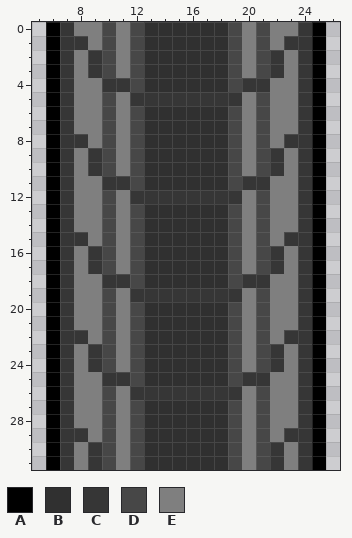
File history of a pixel-art sprite, sprites/spr_walkway/layers/364fae00-725f-47b1-9777-0db605876e7c/de6a46fc-8794-4131-ae6e-54b63b8045a3.png. This is how it looked before the edit.
The file is 32x32 pixels. Shown: x 5..26, y 0..31.
Palette (. is transparent): A #000000  B #303030  C #363636  D #474747  E #7f7f7f
After the commit:
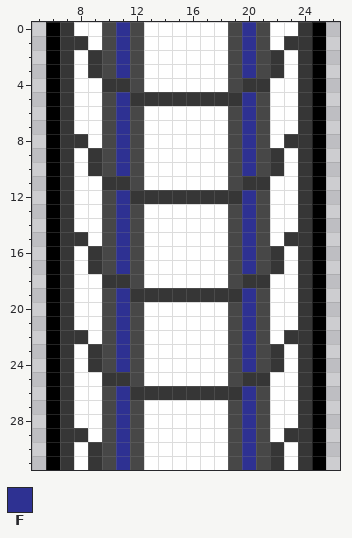
Colours new in this view: F #2e3192
The edit:
@@ palette @@
-B #303030
+B #ffffff
@@ x 5..26 @@
- 0 .ACEEDEDBBBBBBDEDEECA.
- 1 .ACCEDEDBBBBBBDEDECCA.
- 2 .ACECDEDBBBBBBDEDCECA.
- 3 .ACECDEDBBBBBBDEDCECA.
- 4 .ACEECCDBBBBBBDCCEECA.
- 5 .ACEEDECCCCCCCCEDEECA.
- 6 .ACEEDEDBBBBBBDEDEECA.
- 7 .ACEEDEDBBBBBBDEDEECA.
- 8 .ACCEDEDBBBBBBDEDECCA.
- 9 .ACECDEDBBBBBBDEDCECA.
-10 .ACECDEDBBBBBBDEDCECA.
-11 .ACEECCDBBBBBBDCCEECA.
-12 .ACEEDECCCCCCCCEDEECA.
-13 .ACEEDEDBBBBBBDEDEECA.
-14 .ACEEDEDBBBBBBDEDEECA.
-15 .ACCEDEDBBBBBBDEDECCA.
-16 .ACECDEDBBBBBBDEDCECA.
-17 .ACECDEDBBBBBBDEDCECA.
-18 .ACEECCDBBBBBBDCCEECA.
-19 .ACEEDECCCCCCCCEDEECA.
-20 .ACEEDEDBBBBBBDEDEECA.
-21 .ACEEDEDBBBBBBDEDEECA.
-22 .ACCEDEDBBBBBBDEDECCA.
-23 .ACECDEDBBBBBBDEDCECA.
-24 .ACECDEDBBBBBBDEDCECA.
-25 .ACEECCDBBBBBBDCCEECA.
-26 .ACEEDECCCCCCCCEDEECA.
-27 .ACEEDEDBBBBBBDEDEECA.
-28 .ACEEDEDBBBBBBDEDEECA.
-29 .ACCEDEDBBBBBBDEDECCA.
-30 .ACECDEDBBBBBBDEDCECA.
-31 .ACECDEDBBBBBBDEDCECA.
+ 0 .ACBBDFDBBBBBBDFDBBCA.
+ 1 .ACCBDFDBBBBBBDFDBCCA.
+ 2 .ACBCDFDBBBBBBDFDCBCA.
+ 3 .ACBCDFDBBBBBBDFDCBCA.
+ 4 .ACBBCCDBBBBBBDCCBBCA.
+ 5 .ACBBDFCCCCCCCCFDBBCA.
+ 6 .ACBBDFDBBBBBBDFDBBCA.
+ 7 .ACBBDFDBBBBBBDFDBBCA.
+ 8 .ACCBDFDBBBBBBDFDBCCA.
+ 9 .ACBCDFDBBBBBBDFDCBCA.
+10 .ACBCDFDBBBBBBDFDCBCA.
+11 .ACBBCCDBBBBBBDCCBBCA.
+12 .ACBBDFCCCCCCCCFDBBCA.
+13 .ACBBDFDBBBBBBDFDBBCA.
+14 .ACBBDFDBBBBBBDFDBBCA.
+15 .ACCBDFDBBBBBBDFDBCCA.
+16 .ACBCDFDBBBBBBDFDCBCA.
+17 .ACBCDFDBBBBBBDFDCBCA.
+18 .ACBBCCDBBBBBBDCCBBCA.
+19 .ACBBDFCCCCCCCCFDBBCA.
+20 .ACBBDFDBBBBBBDFDBBCA.
+21 .ACBBDFDBBBBBBDFDBBCA.
+22 .ACCBDFDBBBBBBDFDBCCA.
+23 .ACBCDFDBBBBBBDFDCBCA.
+24 .ACBCDFDBBBBBBDFDCBCA.
+25 .ACBBCCDBBBBBBDCCBBCA.
+26 .ACBBDFCCCCCCCCFDBBCA.
+27 .ACBBDFDBBBBBBDFDBBCA.
+28 .ACBBDFDBBBBBBDFDBBCA.
+29 .ACCBDFDBBBBBBDFDBCCA.
+30 .ACBCDFDBBBBBBDFDCBCA.
+31 .ACBCDFDBBBBBBDFDCBCA.
